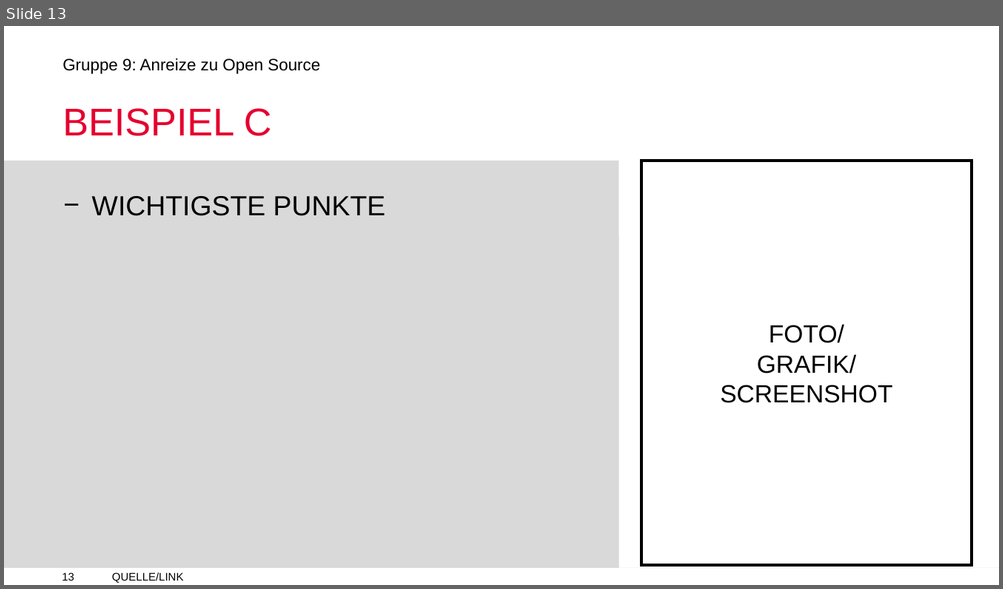
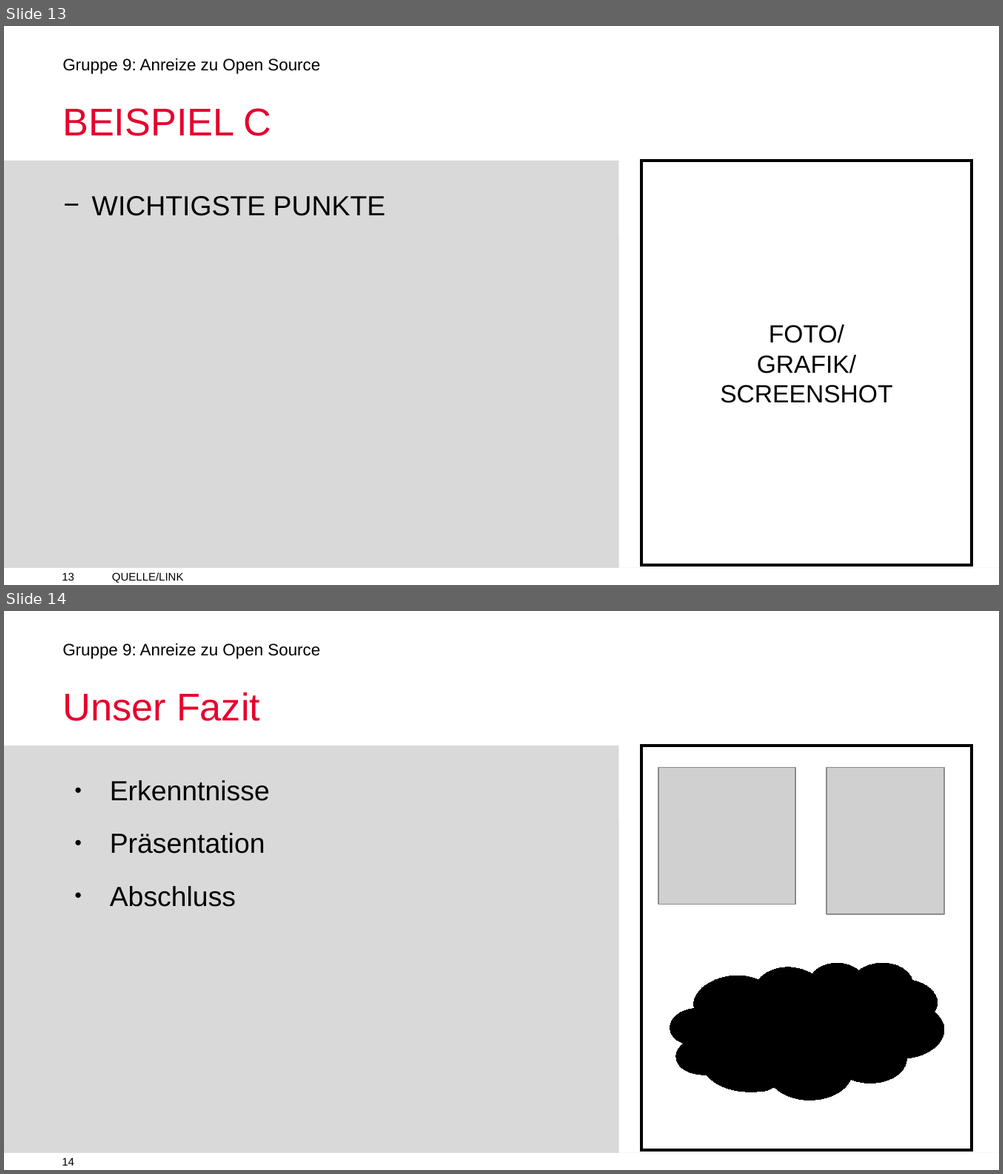
Before and after one commit to mauriziopiu/anreize_zu_open_source, a slide deck: OSS_Prasentation_open.odp. Shown one above the other, each under a label of ours: slide 13 before the commit, slides 13 and 14 after it. The pictures are 1003x589 and 1003x1174 pixels, drawn with LibreOffice and Linux fonts; fonts in the diff are those of the drawing; grey boxes stand for pictures; background and template pictures are left out. Boxes give left, top, right and bottom in pixels: in the first picture for what was removed or moved away, otherwise in the second. Text is boxed around its words. In the diff, an @@ line names an element or a change of style, - is before the commit and + after.

```diff
--- a/OSS_Prasentation_open.odp
+++ b/OSS_Prasentation_open.odp
@@ slide 14 added at (x1=4, y1=611, x2=999, y2=1170), background #FFFFFF; not listed: 5 template elements that a slide beside it also shows @@
@@ text added at (x1=62, y1=692, x2=260, y2=721), 28 pt, text #E6002E @@
+Unser Fazit
@@ rectangle added at (x1=642, y1=746, x2=972, y2=1151), fill #FFFFFF, outline #000000 2.01 pt @@
@@ text added at (x1=110, y1=780, x2=270, y2=907), 20 pt, text #000000 @@
+● Erkenntnisse
+● Präsentation
+● Abschluss
@@ picture added at (x1=658, y1=767, x2=796, y2=904) @@
@@ picture added at (x1=826, y1=767, x2=944, y2=914) @@
@@ freeform shape added at (x1=669, y1=963, x2=944, y2=1100), fill #000000, outline #000000 0 pt @@
```
Also in this commit, not shown: 1 slide changed, 2 other slides added.
